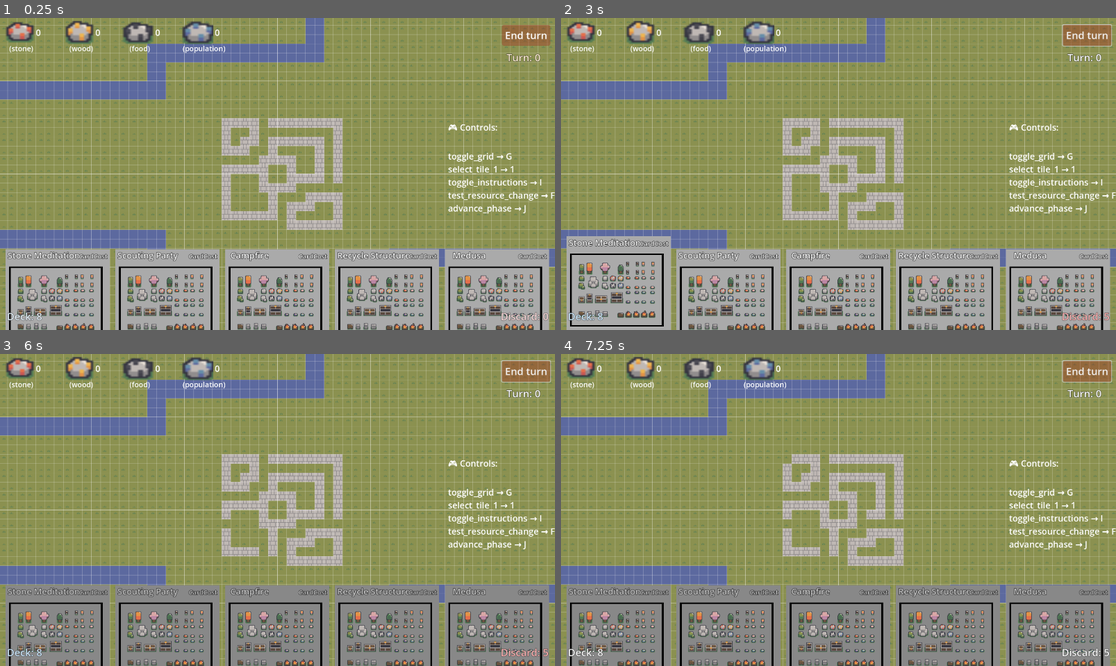
Above: before the commit, frames 1-4 (two rows, left to right).
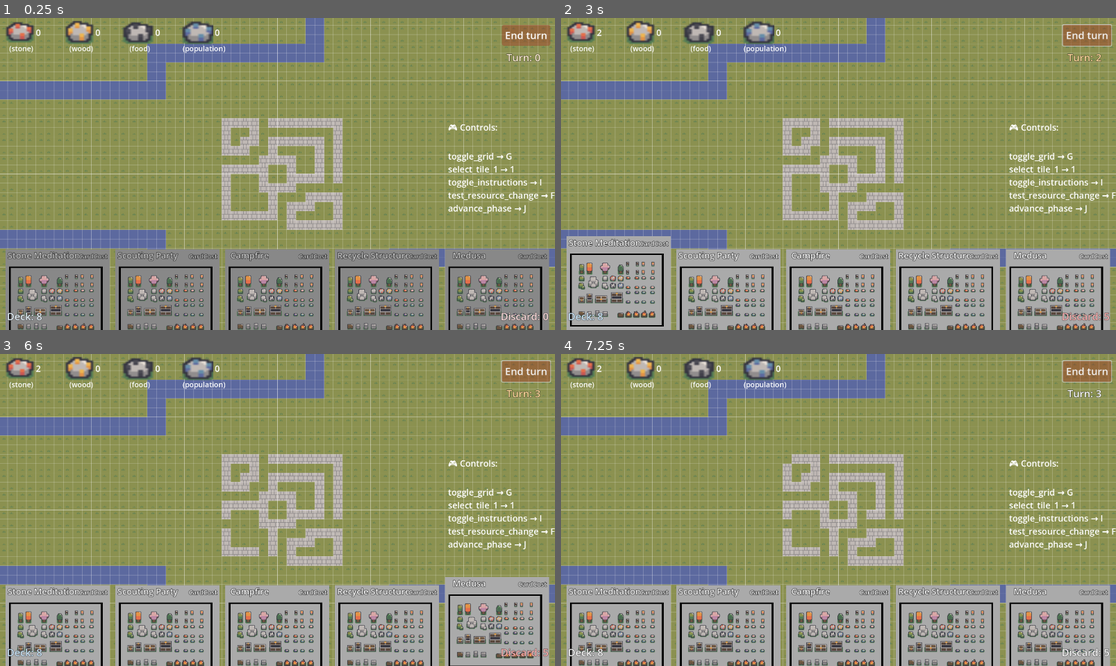
Above: after the commit, the same moments.

Repository: DawoodBhatti/wanna-jam-2025
Game: Godot game, scene res://main.tscn
Same seed, same stepped clock (60 frames per second), same inputs: the game is played once before the commit and once after it.
Inputs (mouse positions are in pixels of both pictures, inside the frame that each line leads up to):
- Up to frame 1 (0.25 s): no input
- Up to frame 2 (3 s): click "End turn" at 0.5 s; click "End turn" at 1.25 s; click "End turn" at 2 s; tap Enter at 2.75 s; drag from (577, 258) to (894, 105) at 2.77 s
- Up to frame 3 (6 s): drag from (122, 594) to (249, 572) at 3.52 s; move the mouse to (233, 594) at 4.27 s; hold 1 (select_tile_1) 4.28-5 s; click (233, 594) at 4.42 s; tap J (advance_phase) at 4.55 s; drag from (344, 594) to (111, 463) at 5.02 s; tap Space at 5.75 s; drag from (455, 594) to (305, 510) at 5.77 s
- Up to frame 4 (7.25 s): drag from (838, 510) to (755, 432) at 6.52 s

The runs differ from the first frame. In frame 1, 17% of the frame differs, in the area x 1-99%, y 74-100%; in frame 2, less than 0.1%; in frame 3, 19%, in the area x 1-99%, y 3-100%; in frame 4, 17%.
Error in both runs: Invalid access to property or key 'name' on a base object of type 'Dictionary'. (res://scripts/deck)

Commit message:
inner and outer phases fixed

Diff:
--- a/scripts/HUD manager/hand_display.gd
+++ b/scripts/HUD manager/hand_display.gd
@@ -4,7 +4,7 @@
 @export var spacing: float = 380.0
 @export var x_shift: float = -485.0
 
-var accepting_input: bool = true
+var accepting_input: bool = true #boolean to protect against double clicking to play cards
 var CardTemplateScene: PackedScene   # holds the compiled scene resource
 
 func _ready() -> void:
@@ -19,11 +19,8 @@
 	print("[HandDisplay] ready!")
 
 func _on_hand_drawn(hand: Array) -> void:
-	# Optional: Clear previous hand
 	for child in get_children():
 		child.queue_free()
-
-	print("[HandDisplay] hand cleared:", hand.size(), "cards")
 
 	# Spawn cards from scene
 	for i in range(hand.size()):
@@ -38,6 +35,7 @@
 
 		card_instance.position = Vector2(x_shift + i * spacing, 0)
 		add_child(card_instance)
+
 
 func _on_card_clicked(card_data: Dictionary) -> void:
 	if not accepting_input:
--- a/scripts/HUD manager/hud.gd
+++ b/scripts/HUD manager/hud.gd
@@ -22,8 +22,6 @@
 	end_turn_button.connect("pressed", Callable(self, "_on_end_turn_pressed"))
 	_apply_end_turn_button_style()
 
-	SignalBus.connect("phase_changed", Callable(self, "_on_phase_changed"))
-
 	_refresh_all()
 
 
@@ -41,12 +39,6 @@
 func _on_end_turn_pressed() -> void:
 	print("[HUD] end turn pressed")
 	SignalBus.emit_logged("resolve_hand_requested")
-
-#not needed
-#func _on_phase_changed(new_phase: String) -> void:
-	#var is_play := (new_phase == "Play")
-	#end_turn_button.visible = is_play
-	#end_turn_button.disabled = not is_play
 
 func _apply_end_turn_button_style() -> void:
 	end_turn_button.theme = null
--- a/scripts/deck manager/deck_manager.gd
+++ b/scripts/deck manager/deck_manager.gd
@@ -31,7 +31,7 @@
 		return
 	_is_ending_turn = true
 
-	SignalBus.emit_logged("play_phase_state_changed", [GameState.PLAY_PHASE_STATE_RESOLVING])
+	GameState.set_play_phase_state(GameState.PLAY_PHASE_STATE_RESOLVING)
 	initiate_hand_resolve()
 
 func initiate_hand_resolve() -> void:
@@ -45,10 +45,10 @@
 		_start_play_cycle()
 
 func _start_play_cycle() -> void:
-	SignalBus.emit_logged("play_phase_state_changed", [GameState.PLAY_PHASE_STATE_DRAWING])
+	GameState.set_play_phase_state(GameState.PLAY_PHASE_STATE_DRAWING)
 	var drawn: Array = DeckState.draw_from_deck(5)
 	SignalBus.emit_logged("hand_drawn", [drawn])
-	SignalBus.emit_logged("play_phase_state_changed", [GameState.PLAY_PHASE_STATE_PLAYING])
+	GameState.set_play_phase_state(GameState.PLAY_PHASE_STATE_PLAYING)
 
 # -------------------------
 # Card clicks
@@ -72,23 +72,23 @@
 	var recycle_mode: bool = bool(card.get("recycle_mode", false))
 
 	if builds_structure:
-		SignalBus.emit_logged("play_phase_state_changed", [GameState.PLAY_PHASE_STATE_PLACING_STRUCTURE])
+		GameState.set_play_phase_state(GameState.PLAY_PHASE_STATE_PLACING_STRUCTURE)
 		var req: Dictionary = _resolve_structure_request(card)
 		var cost: Dictionary = req.get("cost", {})
 		if not DeckState.can_afford(cost):
 			print("Not enough resources for %s" % card.get("name", "unknown"))
-			SignalBus.emit_logged("play_phase_state_changed", [GameState.PLAY_PHASE_STATE_PLAYING])
+			GameState.set_play_phase_state(GameState.PLAY_PHASE_STATE_PLAYING)
 			return
 
 		_run_on_play_effects(card)
 		SignalBus.emit_logged("structure_placement_requested", [req])
-		SignalBus.emit_logged("play_phase_state_changed", [GameState.PLAY_PHASE_STATE_PLAYING])
+		GameState.set_play_phase_state(GameState.PLAY_PHASE_STATE_PLAYING)
 
 	elif recycle_mode:
-		SignalBus.emit_logged("play_phase_state_changed", [GameState.PLAY_PHASE_STATE_RECYCLE])
+		GameState.set_play_phase_state(GameState.PLAY_PHASE_STATE_RECYCLE)
 		_run_on_play_effects(card)
 		SignalBus.emit_logged("recycle_mode_requested", [{ "amount": int(card.get("remove_amount", 1)) }])
-		SignalBus.emit_logged("play_phase_state_changed", [GameState.PLAY_PHASE_STATE_PLAYING])
+		GameState.set_play_phase_state(GameState.PLAY_PHASE_STATE_PLAYING)
 
 	else:
 		_run_on_play_effects(card)
--- a/singletons/debug.gd
+++ b/singletons/debug.gd
@@ -25,8 +25,8 @@
 		#return
 
 	if Input.is_action_just_pressed("advance_phase"):
+		print("[Debug] advance_phase -> advancing")
 		GameState.debug_step()
-		print("[Debug] advance_phase -> advancing")
 		return
 
 	#if Input.is_action_just_pressed("play_first_card"):
--- a/singletons/game_state.gd
+++ b/singletons/game_state.gd
@@ -19,9 +19,9 @@
 # ----------------------------
 # 📊 Game State
 # ----------------------------
-var current_turn: int    = 0
-var current_phase: String = "None"  # Outer phase
-var play_phase_state: String = PLAY_PHASE_STATE_IDLE  # Inner play sub-phase
+var current_turn: int = 0
+var current_phase: String = "None"
+var play_phase_state: String = PLAY_PHASE_STATE_IDLE
 
 # ----------------------------
 # 🚀 Lifecycle
@@ -29,7 +29,6 @@
 func _ready() -> void:
 	print("[GameState] Ready")
 
-	# Listen to *requests* that drive the loop
 	SignalBus.connect("resolve_hand_requested", Callable(self, "_on_resolve_hand_requested"))
 	SignalBus.connect("end_turn_effects_finished", Callable(self, "_on_end_turn_effects_finished"))
 	SignalBus.connect("resource_count_finished", Callable(self, "_on_resource_count_finished"))
@@ -48,40 +47,28 @@
 func _emit_game_started() -> void:
 	SignalBus.emit_logged("game_started")
 	SignalBus.emit_logged("phase_changed", [current_phase])
-	SignalBus.emit_logged("play_phase_state_changed", [play_phase_state])
+	# No idle emit here — DeckManager will set Drawing/Playing
 
 # ----------------------------
 # ⏩ Phase Transitions
 # ----------------------------
 func _on_resolve_hand_requested() -> void:
-	# GameState decides if/when the hand should resolve
-	if current_phase != "Play" or play_phase_state != PLAY_PHASE_STATE_RESOLVING:
-		push_warning("[GameState] Ignoring resolve hand request — not in correct state")
-		return
-
 	print("[GameState] Resolving hand → moving to Turn Effects")
 	current_phase = "Turn Effects"
 	SignalBus.emit_logged("phase_changed", [current_phase])
-
-	# Trigger Turn Effects start — this is us automatically setting the Effects manager to work
 	SignalBus.emit_logged("end_turn_effects_started")
 
 func _on_end_turn_effects_finished() -> void:
 	print("[GameState] Turn Effects complete — requesting resource count")
 	current_phase = "Resource Count"
-	# Move to Resource Count phase before requesting = "Resource Count current_phase"
 	SignalBus.emit_logged("phase_changed", [current_phase])
 	SignalBus.emit_logged("resource_count_requested")
 
-
 func _on_resource_count_finished() -> void:
-	# Complete outer loop: advance to next turn
 	current_turn += 1
 	SignalBus.emit_logged("turn_ended", [current_turn - 1])
 	current_phase = "Play"
-	play_phase_state = PLAY_PHASE_STATE_IDLE
-	SignalBus.emit_logged("phase_changed", [current_phase])
-	SignalBus.emit_logged("play_phase_state_changed", [play_phase_state])
+	set_play_phase_state(PLAY_PHASE_STATE_IDLE) # explicit call now
 
 # ----------------------------
 # 🛠 Utility
@@ -90,17 +77,31 @@
 	play_phase_state = state
 	SignalBus.emit_logged("play_phase_state_changed", [state])
 
+func _is_transition_allowed(from_state: String, to_state: String) -> bool:
+	var allowed: Dictionary = {
+		PLAY_PHASE_STATE_IDLE:              [PLAY_PHASE_STATE_DRAWING],
+		PLAY_PHASE_STATE_DRAWING:           [PLAY_PHASE_STATE_PLAYING],
+		PLAY_PHASE_STATE_PLAYING:           [PLAY_PHASE_STATE_PLACING_STRUCTURE, PLAY_PHASE_STATE_RECYCLE, PLAY_PHASE_STATE_RESOLVING, PLAY_PHASE_STATE_PLAYING],
+		PLAY_PHASE_STATE_PLACING_STRUCTURE: [PLAY_PHASE_STATE_PLAYING],
+		PLAY_PHASE_STATE_RECYCLE:           [PLAY_PHASE_STATE_PLAYING],
+		PLAY_PHASE_STATE_RESOLVING:         [PLAY_PHASE_STATE_IDLE] # after turn end
+	}
+	return allowed.has(from_state) and to_state in allowed[from_state]
+
+
 func debug_step() -> void:
+	print("\n")
 	print("🛠 [DEBUG STEP] Current → Turn:", current_turn,
 		  "| Phase:", current_phase,
 		  "| PlayPhase:", play_phase_state)
-
 	match current_phase:
 		"Play":
 			match play_phase_state:
 				PLAY_PHASE_STATE_IDLE:
 					set_play_phase_state(PLAY_PHASE_STATE_DRAWING)
-				PLAY_PHASE_STATE_DRAWING, PLAY_PHASE_STATE_PLACING_STRUCTURE, PLAY_PHASE_STATE_RECYCLE, PLAY_PHASE_STATE_PLAYING:
+				PLAY_PHASE_STATE_DRAWING:
+					set_play_phase_state(PLAY_PHASE_STATE_PLAYING)
+				PLAY_PHASE_STATE_PLAYING, PLAY_PHASE_STATE_PLACING_STRUCTURE, PLAY_PHASE_STATE_RECYCLE:
 					set_play_phase_state(PLAY_PHASE_STATE_RESOLVING)
 				PLAY_PHASE_STATE_RESOLVING:
 					_on_resolve_hand_requested()
@@ -115,3 +116,4 @@
 		  "| Phase:", current_phase,
 		  "| PlayPhase:", play_phase_state)
 	print("--------------------------------------------------")
+	print("\n")
--- a/singletons/resource_state.gd
+++ b/singletons/resource_state.gd
@@ -12,11 +12,8 @@
 # 🚀 Lifecycle
 # ----------------------------
 func _ready() -> void:
-	if SignalBus:
-		# Listen for request to count resources at end-of-turn
-		SignalBus.connect("resource_count_requested", Callable(self, "_on_resource_count_requested"))
-	else:
-		push_warning("[ResourceState] No SignalBus found")
+	# Listen for request to count resources at end-of-turn
+	SignalBus.connect("resource_count_requested", Callable(self, "_on_resource_count_requested"))
 
 # ----------------------------
 # 🛠 Public API
@@ -33,6 +30,7 @@
 
 	_emit_resource_signal(res_type, amount)
 
+
 func set_resource(res_type: String, value: int) -> void:
 	var delta: int
 	match res_type:
@@ -45,6 +43,7 @@
 			return
 
 	_emit_resource_signal(res_type, delta)
+
 
 func get_resource(res_type: String) -> int:
 	match res_type:
@@ -61,7 +60,8 @@
 	var sig_name := "%s_changed" % res_type
 	SignalBus.emit_logged(sig_name, [amount])
 
+
 #placeholder function for future complicated logic?
-func _on_resource_count_started() -> void:
+func _on_resource_count_requested() -> void:
 	# Step 1: Emit outcome that counting has started/completed for any listeners
 	SignalBus.emit_logged("resource_count_finished")
--- a/singletons/signal_bus.gd
+++ b/singletons/signal_bus.gd
@@ -3,7 +3,8 @@
 # ----------------------------
 # 🔊 Signal Logging
 # ----------------------------
-var print_signals: bool = true
+# 0 = silent, 1 =  names and arguments, 2 = names, arguments and call stack
+var signal_detail: int = 1
 
 # ----------------------------
 # 🪵 Resource Signals
@@ -28,10 +29,7 @@
 # ----------------------------
 signal game_started
 
-signal phase_change_requested(new_phase: String)
 signal phase_changed(new_phase: String)
-
-signal play_phase_state_change_requested(state: String)
 signal play_phase_state_changed(state: String)
 
 signal cancel_active_modes_requested
@@ -87,13 +85,13 @@
 # 📣 Emit wrapper with debug logging
 # ----------------------------
 func emit_logged(name: String, arg: Variant = null) -> void:
-	if print_signals:
+	if signal_detail >= 1:
 		var arg_str: String = ""
 
 		# Special-case: only print card names for hand_drawn
 		if name == "hand_drawn" and typeof(arg) == TYPE_ARRAY:
 			var card_names: Array = []
-			for card in arg[0]: # arg[0] is the array of card dictionaries
+			for card in arg[0]:
 				if typeof(card) == TYPE_DICTIONARY and card.has("name"):
 					card_names.append(card["name"])
 			arg_str = str(card_names)
@@ -102,6 +100,12 @@
 
 		print("[Signal] %s(%s)" % [name, arg_str])
 
+		if signal_detail >= 2:
+			print("--- Signal emit call stack ---")
+			print_stack()
+			print("------------------------------")
+
+	# Actual emit
 	match typeof(arg):
 		TYPE_NIL:
 			emit_signal(name)
